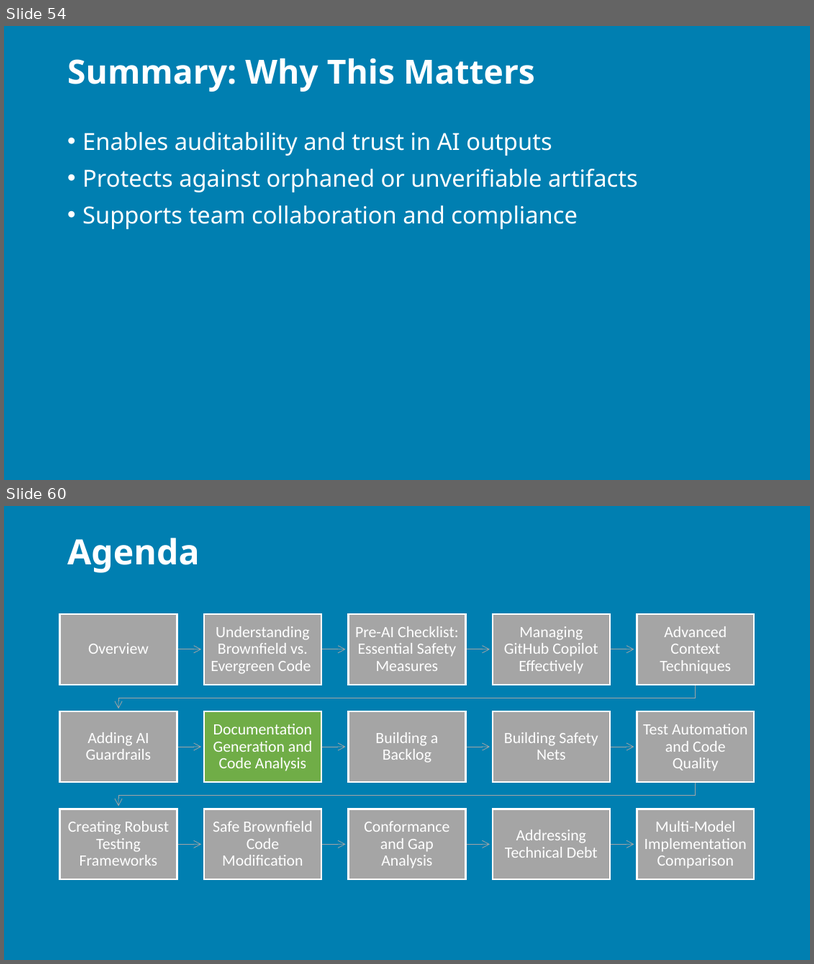
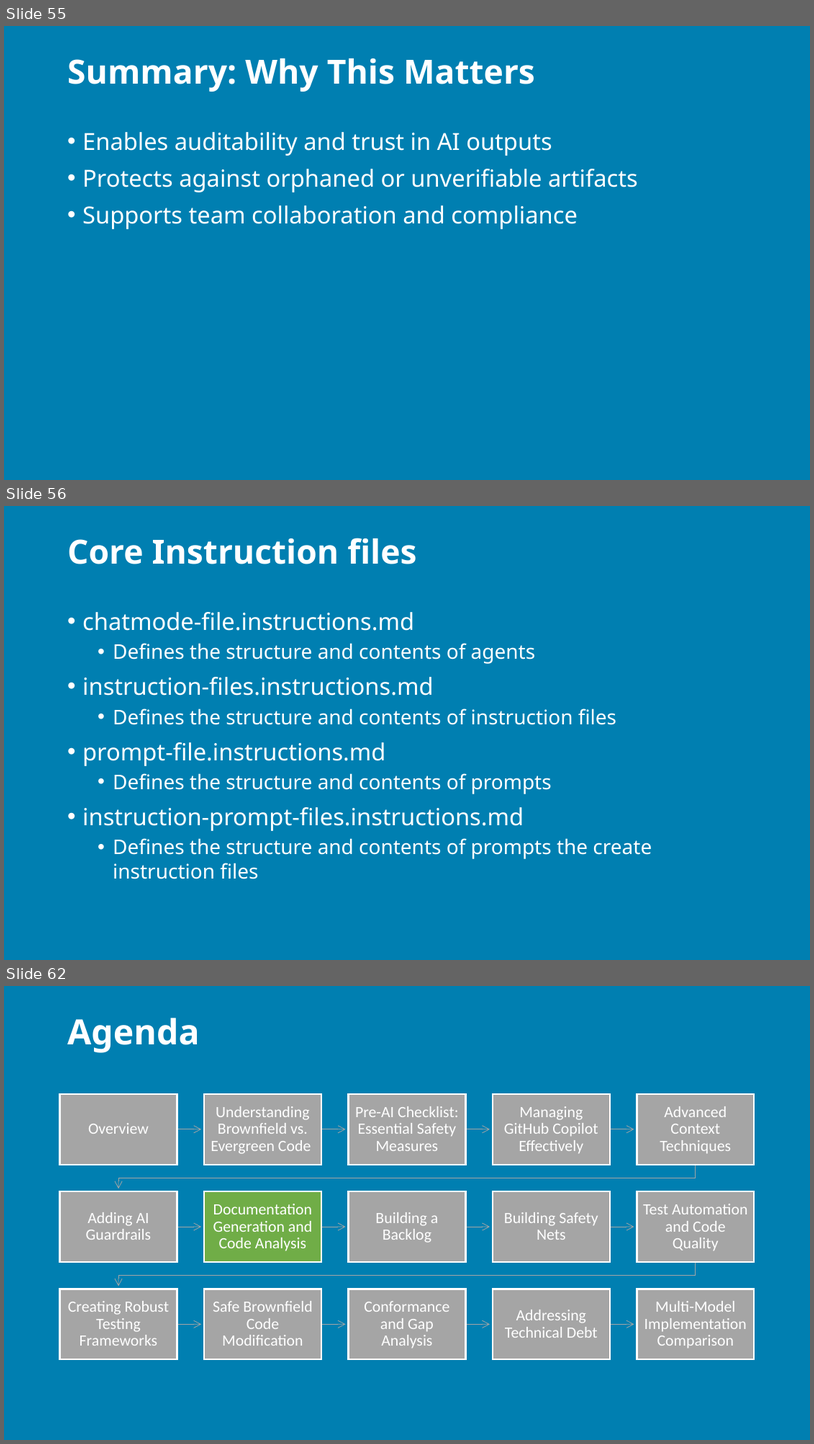
Before and after one commit to j0hnnymiller/AI-Assisted-Software-Development, a slide deck: Slides/AIABSD-2-day-brownfield.pptx. Shown one above the other, each under a label of ours: slides 54 and 60 before the commit, slides 55, 56 and 62 after it; the slides between them are not shown. The pictures are 814x964 and 814x1444 pixels, drawn with LibreOffice and Linux fonts; fonts in the diff are those of the drawing; background and template pictures are left out. Boxes give left, top, right and bottom in pixels: in the first picture for what was removed or moved away, otherwise in the second. Text is boxed around its words. In the diff, an @@ line names an element or a change of style, - is before the commit and + after.

```diff
--- a/Slides/AIABSD-2-day-brownfield.pptx
+++ b/Slides/AIABSD-2-day-brownfield.pptx
@@ slide 56 added at [4, 506, 810, 960], background picture (left out) @@
@@ title added at [67, 538, 417, 564], 29.7 pt, text #FFFFFF, bold @@
+Core Instruction files
@@ text added at [82, 612, 652, 879], 18 pt, text #FFFFFF @@
+• chatmode-file.instructions.md
+  • Defines the structure and contents of agents
+• instruction-files.instructions.md
+  • Defines the structure and contents of instruction files
+• prompt-file.instructions.md
+  • Defines the structure and contents of prompts
+• instruction-prompt-files.instructions.md
+  • Defines the structure and contents of prompts the create instruction files
@@ what was slide 54 is now slide 55 @@
@@ what was slide 60 is now slide 62 @@
```
Also in this commit, not shown: 24 slides changed, 2 other slides added, 11 other files.
